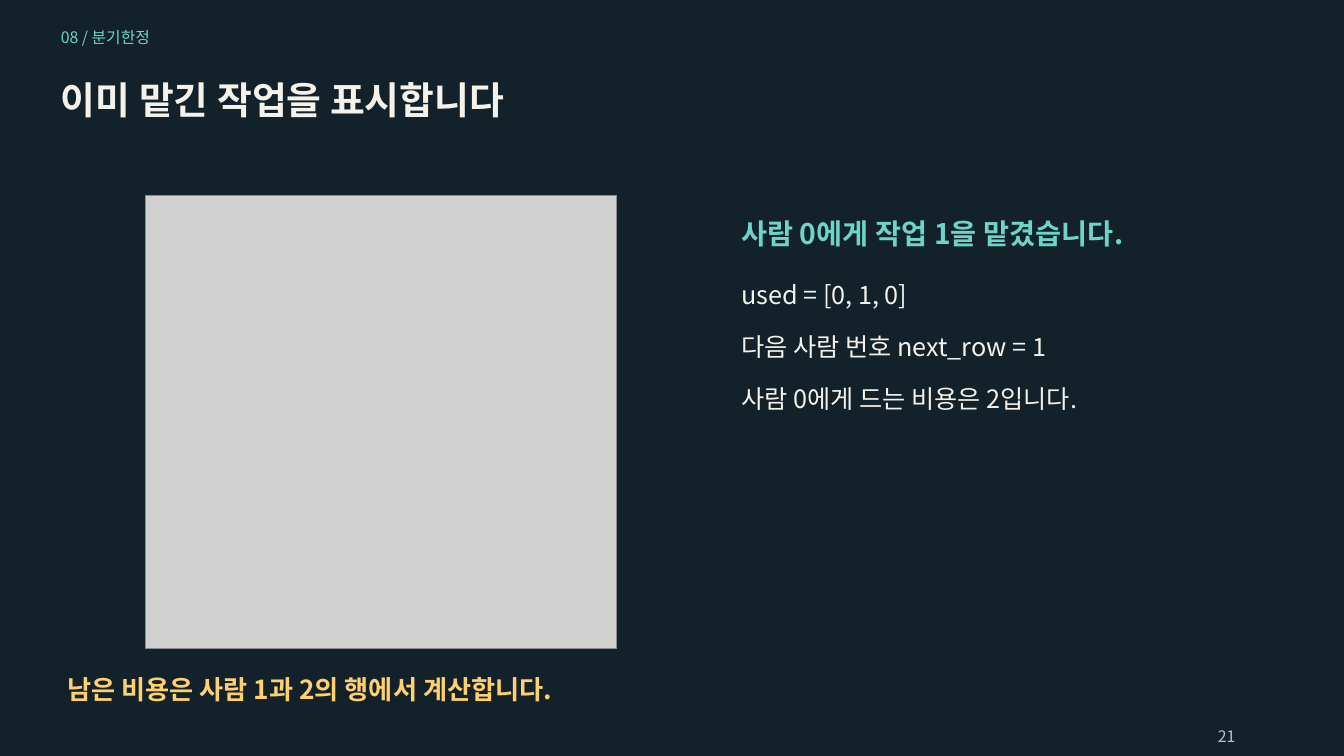
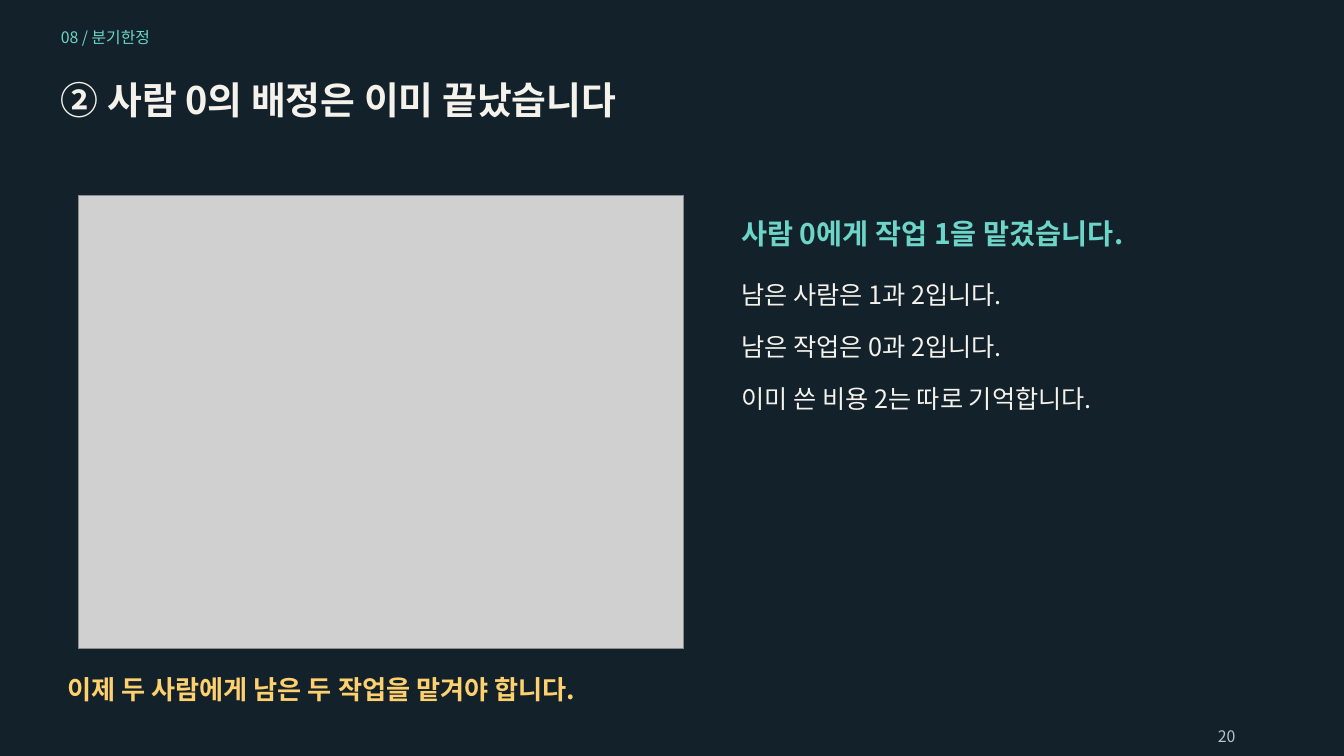
Before and after one commit to Sangdon-Park/Sangdon-Park.github.io, a slide deck: slide 20 of data/알고리즘/8장_분기한정_기법.pptx (slide 21 before the commit). Drawn at 1344x756 pixels with LibreOffice and Linux fonts; fonts in the diff are those of the drawing; grey boxes stand for pictures. Boxes give left, top, right and bottom in pixels: in the first picture for what was removed or moved away, otherwise in the second. Text is boxed around its words. In the diff, an @@ line names an element or a change of style, - is before the commit and + after.

```diff
--- a/data/알고리즘/8장_분기한정_기법.pptx
+++ b/data/알고리즘/8장_분기한정_기법.pptx
@@ text at [61,82,616,118]: text changed @@
-이미 맡긴 작업을 표시합니다
+② 사람 0의 배정은 이미 끝났습니다
@@ picture: place and size @@
-picture at [145,196,617,649]
+picture at [79,196,684,649]
@@ text at [741,283,1002,306]: text changed @@
-used = [0, 1, 0]
+남은 사람은 1과 2입니다.
@@ text at [741,335,1002,358]: text changed @@
-다음 사람 번호 next_row = 1
+남은 작업은 0과 2입니다.
@@ text at [741,387,1092,410]: text changed @@
-사람 0에게 드는 비용은 2입니다.
+이미 쓴 비용 2는 따로 기억합니다.
@@ text at [67,677,576,702]: text changed @@
-남은 비용은 사람 1과 2의 행에서 계산합니다.
+이제 두 사람에게 남은 두 작업을 맡겨야 합니다.
@@ text at [1218,730,1236,742]: text changed @@
-21
+20
```
Also in this commit, not shown: 53 other slides changed, 12 slides added, 3 slides removed, 4 other files.
